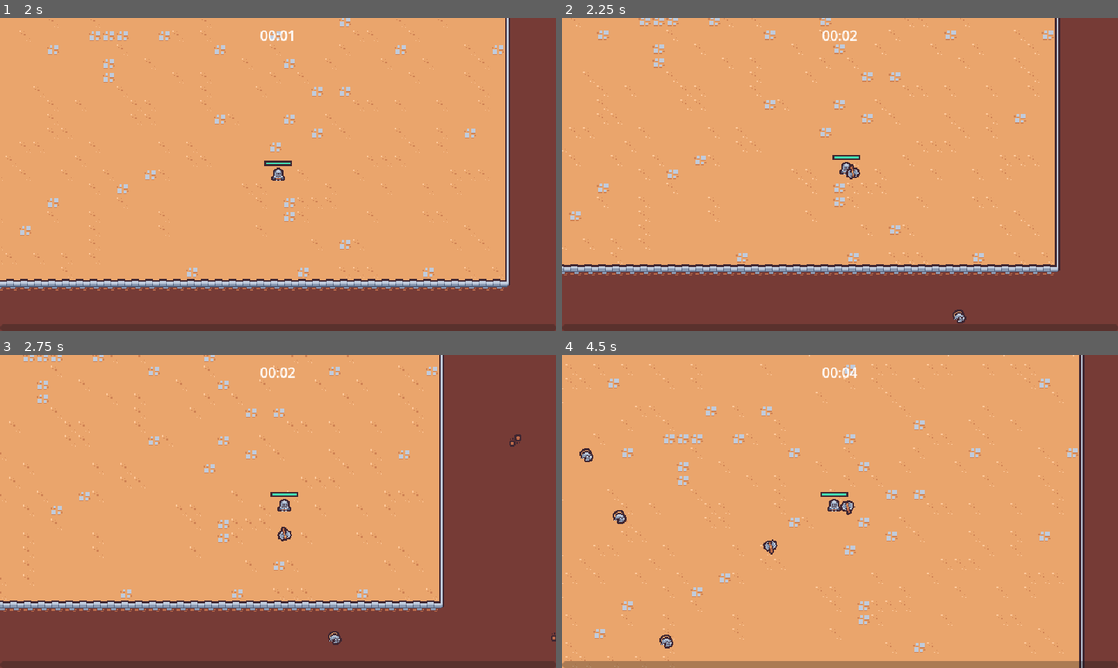
Above: before the commit, frames 1-4 (two rows, left to right).
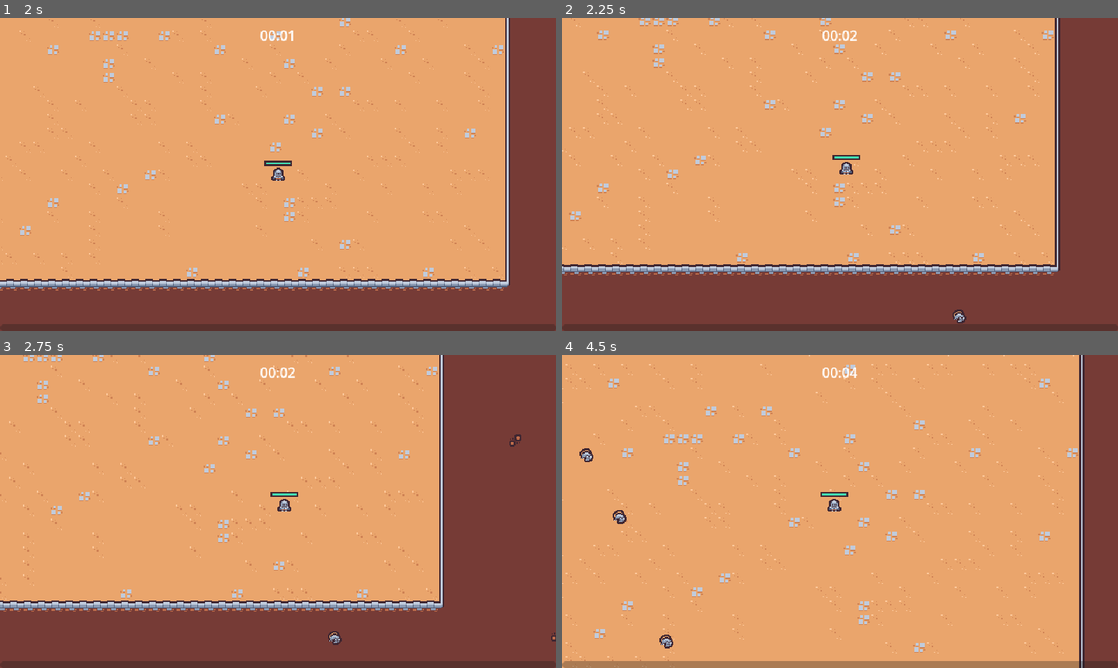
Above: after the commit, the same moments.

Repository: gerep/2dSurvivorCourse
Game: Godot game, scene res://scenes/main/main.tscn
Two runs of this game, one before a commit and one after it. Both use one fixed random seed, a clock stepped at 60 frames per second and the inputs below.
Inputs (mouse positions are in pixels of both pictures, inside the frame that each line leads up to):
- Up to frame 1 (2 s): move the mouse to (400, 158) at 0.52 s; press the mouse at (400, 158) at 0.53 s; hold D (move_right) 0.53-1.28 s; move the mouse to (166, 190) at 1.27 s; release the mouse at (166, 190) at 1.28 s; hold S (move_down) from 1.28 s (still down); click (166, 190) at 1.35 s
- Up to frame 2 (2.25 s): move the mouse to (895, 105) at 2.02 s; release S (move_down) at 2.03 s; press the mouse at (895, 105) at 2.03 s; hold D (move_right) from 2.03 s (still down)
- Up to frame 3 (2.75 s): keep holding D (move_right)
- Up to frame 4 (4.5 s): move the mouse to (812, 574) at 2.77 s; release D (move_right) at 2.78 s; release the mouse at (812, 574) at 2.78 s; hold W (move_up) 2.78-3.53 s; click (812, 574) at 2.85 s; move the mouse to (1006, 558) at 3.52 s; press the mouse at (1006, 558) at 3.53 s; hold A (move_left) from 3.53 s (still down); move the mouse to (673, 464) at 4.27 s; release the mouse at (673, 464) at 4.28 s; click (673, 464) at 4.35 s

Frame 1 is identical in both runs. In frame 2, less than 0.1% of the frame differs, in the area x 51-54%, y 46-52%; in frame 3, less than 0.1%; in frame 4, 0.2%, in the area x 36-53%, y 46-64%.

Commit message:
34 (bug)

Diff:
--- /dev/null
+++ b/resources/upgrades/axe.tres
@@ -0,0 +1,9 @@
+[gd_resource type="Resource" script_class="AbilityUpgrade" load_steps=2 format=3 uid="uid://od0d1siqwa4l"]
+
+[ext_resource type="Script" path="res://resources/upgrades/ability_upgrade.gd" id="1_juc1s"]
+
+[resource]
+script = ExtResource("1_juc1s")
+id = "axe"
+name = "Axe"
+description = "Periodically sends ou a spinning axe."
--- a/scenes/ability/axe_ability/axe_ability.tscn
+++ b/scenes/ability/axe_ability/axe_ability.tscn
@@ -3,6 +3,21 @@
 [ext_resource type="Texture2D" uid="uid://dxbdhh3gi12cq" path="res://scenes/ability/axe_ability/axe.png" id="1_1n540"]
 [ext_resource type="Script" path="res://scenes/ability/axe_ability/axe_ability.gd" id="1_kst5y"]
 [ext_resource type="PackedScene" uid="uid://07lqc8yhnot2" path="res://scenes/component/hitbox_component.tscn" id="3_pfeq1"]
+
+[sub_resource type="Animation" id="Animation_07fu4"]
+length = 0.001
+tracks/0/type = "value"
+tracks/0/imported = false
+tracks/0/enabled = true
+tracks/0/path = NodePath("Sprite2D:rotation")
+tracks/0/interp = 1
+tracks/0/loop_wrap = true
+tracks/0/keys = {
+"times": PackedFloat32Array(0),
+"transitions": PackedFloat32Array(1),
+"update": 0,
+"values": [0.0]
+}
 
 [sub_resource type="Animation" id="Animation_ma4d0"]
 resource_name = "default"
@@ -19,21 +34,6 @@
 "transitions": PackedFloat32Array(1, 1),
 "update": 0,
 "values": [0.0, 6.28319]
-}
-
-[sub_resource type="Animation" id="Animation_07fu4"]
-length = 0.001
-tracks/0/type = "value"
-tracks/0/imported = false
-tracks/0/enabled = true
-tracks/0/path = NodePath("Sprite2D:rotation")
-tracks/0/interp = 1
-tracks/0/loop_wrap = true
-tracks/0/keys = {
-"times": PackedFloat32Array(0),
-"transitions": PackedFloat32Array(1),
-"update": 0,
-"values": [0.0]
 }
 
 [sub_resource type="AnimationLibrary" id="AnimationLibrary_pd28r"]
--- a/scenes/ability/axe_ability_controller/axe_ability_controller.gd
+++ b/scenes/ability/axe_ability_controller/axe_ability_controller.gd
@@ -6,7 +6,6 @@
 
 func _ready():
 	$Timer.timeout.connect(on_timer_timeout)
-
 
 func on_timer_timeout():
 	var player = get_tree().get_first_node_in_group("player") as Node2D
--- a/scenes/ability/sword_ability_controller/sword_ability_controller.gd
+++ b/scenes/ability/sword_ability_controller/sword_ability_controller.gd
@@ -11,7 +11,6 @@
 func _ready():
 	base_wait_time = $Timer.wait_time
 	$Timer.timeout.connect(on_timer_timeout)
-	GameEvents.ability_upgrade_added.connect(on_ability_upgrade_added)
 
 
 func on_timer_timeout():
--- a/scenes/game_object/player/player.tscn
+++ b/scenes/game_object/player/player.tscn
@@ -1,10 +1,9 @@
-[gd_scene load_steps=11 format=3 uid="uid://b28x81qh12brf"]
+[gd_scene load_steps=10 format=3 uid="uid://b28x81qh12brf"]
 
 [ext_resource type="Script" path="res://scenes/game_object/player/player.gd" id="1_b51qx"]
 [ext_resource type="Texture2D" uid="uid://bjxeyyyygl1c2" path="res://scenes/game_object/player/player.png" id="1_pocql"]
 [ext_resource type="PackedScene" uid="uid://b8lq3yb4khvwp" path="res://scenes/ability/sword_ability_controller/sword_ability_controller.tscn" id="2_naafv"]
 [ext_resource type="PackedScene" uid="uid://cj0s4vuqexkr1" path="res://scenes/component/health_component.tscn" id="2_pf5qw"]
-[ext_resource type="PackedScene" uid="uid://hiq0lthvvqgu" path="res://scenes/ability/axe_ability_controller/axe_ability_controller.tscn" id="4_r5bkv"]
 
 [sub_resource type="StyleBoxFlat" id="StyleBoxFlat_e28pg"]
 bg_color = Color(0.247059, 0.14902, 0.192157, 1)
@@ -36,8 +35,6 @@
 [node name="AbilityManager" type="Node" parent="."]
 
 [node name="SwordAbilityController" parent="AbilityManager" instance=ExtResource("2_naafv")]
-
-[node name="AxeAbilityController" parent="AbilityManager" instance=ExtResource("4_r5bkv")]
 
 [node name="DamageIntervalTimer" type="Timer" parent="."]
 wait_time = 0.5
--- a/scenes/manager/upgrade_manager.gd
+++ b/scenes/manager/upgrade_manager.gd
@@ -9,17 +9,6 @@
 
 func _ready():
 	experience_manager.level_up.connect(on_level_up)
-
-
-func on_level_up(current_level: int):
-	var chosen_upgrade = upgrade_pool.pick_random() as AbilityUpgrade
-	if chosen_upgrade == null:
-		return
-
-	var upgrade_screen_instance = upgrade_screen_scene.instantiate()
-	add_child(upgrade_screen_instance)
-	upgrade_screen_instance.set_ability_upgrade([chosen_upgrade] as Array[AbilityUpgrade])
-	upgrade_screen_instance.upgrade_selected.connect(on_upgrade_selected)
 
 
 func apply_upgrade(upgrade: AbilityUpgrade):
@@ -35,5 +24,25 @@
 	GameEvents.emit_ability_upgrade_added(upgrade, current_upgrades)
 
 
+func pick_upgrades():
+	var chosen_upgrades: Array[AbilityUpgrade] = []
+	var filtered_upgrades = upgrade_pool.duplicate()
+
+	for i in 2:
+		var chosen_upgrade = filtered_upgrades.pick_random() as AbilityUpgrade
+		chosen_upgrades.append(chosen_upgrade)
+		filtered_upgrades = filtered_upgrades.filter(func (upgrade): return upgrade.id != chosen_upgrade.id)
+
+	return chosen_upgrades
+
+
 func on_upgrade_selected(upgrade: AbilityUpgrade):
 	apply_upgrade(upgrade)
+
+
+func on_level_up(current_level: int):
+	var upgrade_screen_instance = upgrade_screen_scene.instantiate()
+	add_child(upgrade_screen_instance)
+	var chosen_upgrades = pick_upgrades()
+	upgrade_screen_instance.set_ability_upgrade(chosen_upgrades as Array[AbilityUpgrade])
+	upgrade_screen_instance.upgrade_selected.connect(on_upgrade_selected)
--- a/scenes/manager/upgrade_manager.tscn
+++ b/scenes/manager/upgrade_manager.tscn
@@ -1,10 +1,11 @@
-[gd_scene load_steps=4 format=3 uid="uid://cyjowmv83ebyi"]
+[gd_scene load_steps=5 format=3 uid="uid://cyjowmv83ebyi"]
 
 [ext_resource type="Script" path="res://scenes/manager/upgrade_manager.gd" id="1_bc35h"]
 [ext_resource type="Resource" uid="uid://c7ske1i6nxh1n" path="res://resources/upgrades/sword_rate.tres" id="2_32cgl"]
+[ext_resource type="Resource" uid="uid://od0d1siqwa4l" path="res://resources/upgrades/axe.tres" id="3_2jh7i"]
 [ext_resource type="PackedScene" uid="uid://b8aob24mw1tci" path="res://scenes/UI/upgrade_screen.tscn" id="3_cfrim"]
 
 [node name="UpgradeManager" type="Node"]
 script = ExtResource("1_bc35h")
-upgrade_pool = Array[Resource("res://resources/upgrades/ability_upgrade.gd")]([ExtResource("2_32cgl")])
+upgrade_pool = Array[Resource("res://resources/upgrades/ability_upgrade.gd")]([ExtResource("2_32cgl"), ExtResource("3_2jh7i")])
 upgrade_screen_scene = ExtResource("3_cfrim")
